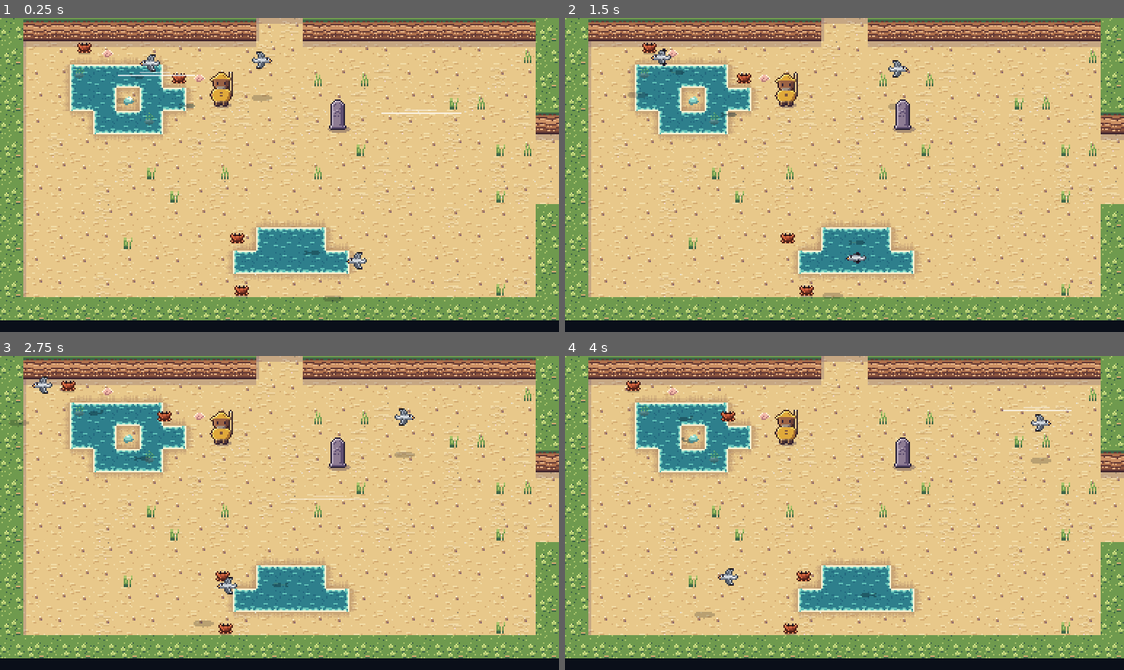
Above: before the commit, frames 1-4 (two rows, left to right).
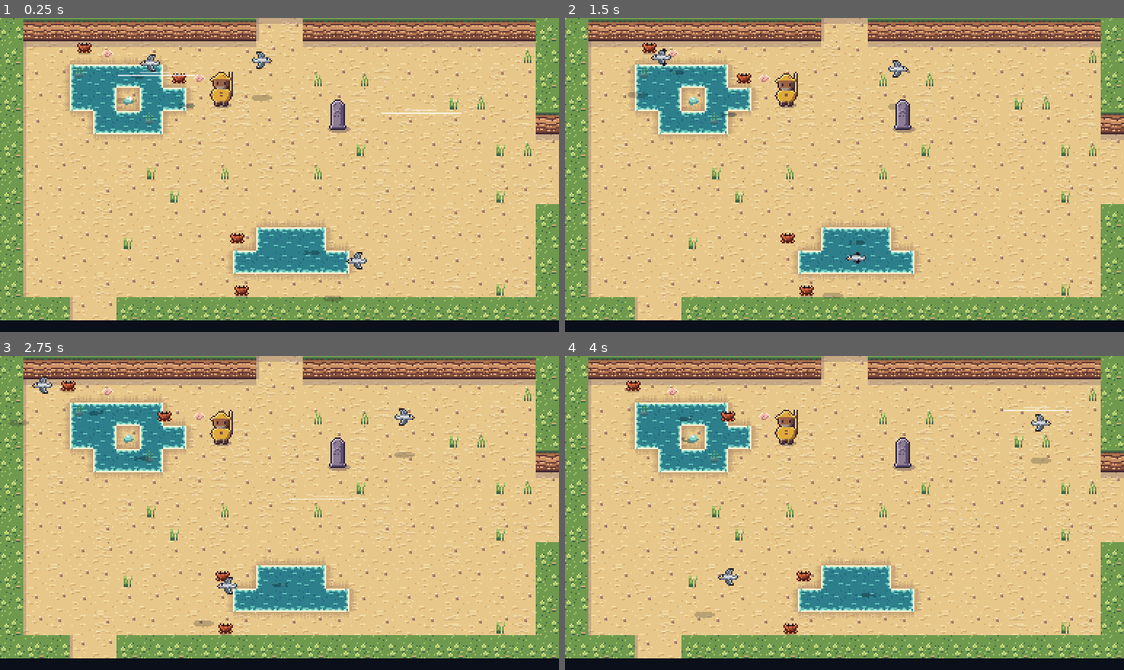
Above: after the commit, the same moments.

Repository: ashciraulo/Leviathan
Game: Godot game, scene res://rooms/room_0_0.tscn
Same seed, same stepped clock (60 frames per second), same inputs: the game is played once before the commit and once after it. This scene is started directly instead of the project's main scene.
Inputs (mouse positions are in pixels of both pictures, inside the frame that each line leads up to):
- Up to frame 1 (0.25 s): no input
- Up to frame 2 (1.5 s): tap Enter (ui_accept) at 0.5, 0.77, 1.07 s; move the mouse to (967, 159) at 0.52 s; hold D (move_right) 0.53-1.25 s; hold J (attack) 0.53-1.25 s; click (967, 159) at 0.67 s; drag from (732, 190) to (693, 99) at 1.27 s
- Up to frame 3 (2.75 s): move the mouse to (335, 443) at 2.02 s; hold D (move_right) from 2.03 s (still down); hold K (interact) from 2.03 s (still down)
- Up to frame 4 (4 s): release D (move_right) at 2.75 s; release K (interact) at 2.75 s; drag from (816, 575) to (900, 459) at 2.77 s; move the mouse to (1012, 560) at 3.52 s; hold A (move_left) from 3.53 s (still down); hold I (item_2) from 3.53 s (still down); tap Enter (ui_accept) at 3.77 s

The runs differ from the first frame. In frame 1, 0.6% of the frame differs, in the area x 12-21%, y 88-97%; in frame 2, 0.6%; in frame 3, 0.6%; in frame 4, 0.6%.

Commit message:
Regional caves: Smugglers' Cut under the Shore, and Rimefall Steps to the Icefall Grotto above Frostspine; no sky creatures under a cave roof
Co-Authored-By: Claude Opus 5.5 <noreply@anthropic.com>
Claude-Session: https://claude.ai/code/session_01UYEn5XZXkHTUvmfLbrhNvJ

Diff:
--- a/locale/strings.csv
+++ b/locale/strings.csv
@@ -547,6 +547,9 @@
 ROOM_BONE_RING,The Bone Ring
 ROOM_GULLCRY_STACKS,Gullcry Stacks
 ROOM_LAMPLESS_SINK,The Lampless Sink
+ROOM_SMUGGLERS_CUT,Smugglers' Cut
+ROOM_RIMEFALL_STEPS,Rimefall Steps
+ROOM_ICEFALL_GROTTO,Icefall Grotto
 ROOM_BLEACHED_STRAND,Bleached Strand
 ROOM_RIB_HOLLOW,Rib Hollow
 ROOM_SKULL_RISE,Skull Rise
--- a/rooms/room_0_0.tscn
+++ b/rooms/room_0_0.tscn
@@ -17,4 +17,4 @@
 #..........~~~.........#
 #.........~~~~~........#
 #......................#
-########################"
+###..###################"
--- /dev/null
+++ b/rooms/room_0_1.tscn
@@ -0,0 +1,24 @@
+[gd_scene load_steps=2 format=3]
+
+[ext_resource type="Script" path="res://scripts/world/room.gd" id="1_room"]
+
+[node name="Room" type="Node2D"]
+script = ExtResource("1_room")
+name_key = "ROOM_SMUGGLERS_CUT"
+cave = true
+gate = "plates"
+chest_item = "glint"
+chest_count = 100
+layout = "###..###################
+##....##########~~~~~~~#
+#......#######~~~~~~~~~#
+#..K.......=##~~~~~~~~~#
+#............~~~~~~~~~~#
+##...o.........~~~~~~~~#
+###......K......~~~~~~~#
+##..............~~~~####
+#.......=.......~~~#..##
+#..................|.C##
+##.....o.......~~~#...##
+####..........~~~~######
+########################"
--- /dev/null
+++ b/rooms/room_1_-4.tscn
@@ -0,0 +1,25 @@
+[gd_scene load_steps=2 format=3]
+
+[ext_resource type="Script" path="res://scripts/world/room.gd" id="1_room"]
+
+[node name="Room" type="Node2D"]
+script = ExtResource("1_room")
+name_key = "ROOM_ICEFALL_GROTTO"
+biome = "frostspine"
+cave = true
+gate = "eyes"
+chest_item = "glint"
+chest_count = 150
+layout = "########################
+######~~~~~~~~~~~#######
+#####~~~~~~~~~~~~~######
+####~~~~~~~~~~~~~~~#####
+###xxxx~~~~~~~~~xxxx####
+##xx..xxxxxxxxxxx...xx..
+##x.E.......E.......xx..
+##xx...........g....xx##
+###xxxxxxxxxx.xxxxx.E###
+#############|##########
+#############.##########
+#############C##########
+########################"
--- a/rooms/room_2_-3.tscn
+++ b/rooms/room_2_-3.tscn
@@ -6,8 +6,8 @@
 script = ExtResource("1_room")
 name_key = "ROOM_RIMEWATCH_PASS"
 biome = "frostspine"
-layout = "########################
-#####~~~~~~~~~~~~#######
+layout = "##################..####
+#####~~~~~~~~~~~~#..####
 ####.......~~~~~........
 ###....g................
 ##......................
--- /dev/null
+++ b/rooms/room_2_-4.tscn
@@ -0,0 +1,22 @@
+[gd_scene load_steps=2 format=3]
+
+[ext_resource type="Script" path="res://scripts/world/room.gd" id="1_room"]
+
+[node name="Room" type="Node2D"]
+script = ExtResource("1_room")
+name_key = "ROOM_RIMEFALL_STEPS"
+biome = "frostspine"
+cave = true
+layout = "########################
+#####xxxxxxx############
+####xxx.....xxx#########
+###xx..g.....xxx########
+##xx....~~~....xx#######
+...x...~~~~~...xxx######
+...xx...~~~...xxxxx#####
+##..xx.........xx.xx####
+###..xxxx..a..xx...xx###
+####....xxxxxxx.....x###
+#####..........~~...x###
+######.........~~~..x###
+##################..####"
--- a/scripts/world/ambience.gd
+++ b/scripts/world/ambience.gd
@@ -96,6 +96,12 @@
 	add_child(_high)
 	_survey()
 	var life: Dictionary = LIFE.get(_room.biome if _room else "", {})
+	# Under a roof: nothing that needs the open sky (gulls, buzzards, wind,
+	# falling snow or ash).
+	if _room and _room.cave:
+		life = life.duplicate()
+		for key in ["gulls", "buzzards", "gusts", "snow", "ash", "butterflies"]:
+			life.erase(key)
 	for i in int(life.get("gulls", 0)):
 		gulls.append(_new_gull(true))
 	for i in int(life.get("buzzards", 0)):
--- a/tests/screenshots.gd
+++ b/tests/screenshots.gd
@@ -67,6 +67,21 @@
 			Vector2i(8, -3): ["caves_ember_ridge", Vector2i(6, 6)],
 			Vector2i(7, 1): ["caves_ossuary_ring", Vector2i(12, 10)],
 			Vector2i(4, 2): ["caves_mural_lake", Vector2i(12, 7)],
+		})
+		SaveManager.delete_save()
+		SaveManager.restore_aside(TEST_SLOT, "testbackup")
+		get_tree().quit(0)
+		return
+
+	# SHOTS_ONLY=regional_caves: the small caves off each region, and their ways in.
+	if OS.get_environment("SHOTS_ONLY") == "regional_caves":
+		GameState.give_item("frostfang_bow")
+		await _room_shots(game, {
+			Vector2i(0, 0): ["rcave_smugglers_way_in", Vector2i(4, 10)],
+			Vector2i(0, 1): ["rcave_smugglers_cut", Vector2i(4, 2)],
+			Vector2i(2, -3): ["rcave_rimefall_way_in", Vector2i(18, 3)],
+			Vector2i(2, -4): ["rcave_rimefall_steps", Vector2i(18, 10)],
+			Vector2i(1, -4): ["rcave_icefall_grotto", Vector2i(21, 6)],
 		})
 		SaveManager.delete_save()
 		SaveManager.restore_aside(TEST_SLOT, "testbackup")
--- a/tests/smoke_test.gd
+++ b/tests/smoke_test.gd
@@ -57,6 +57,7 @@
 		await _test_sea_bed()
 		await _test_challenges()
 		await _test_overworld_life()
+		await _test_regional_caves()
 		await _test_ambience()
 		await _test_fast_travel()
 		await _test_credits()
@@ -4090,6 +4091,42 @@
 	GameState.reset_new_game()
 
 
+## Small caves off the regions: Smugglers' Cut (crates onto plates open the
+## bars), Rimefall Steps and the Icefall Grotto (three ice eyes).
+func _test_regional_caves() -> void:
+	GameState.reset_new_game()
+	var cut: Room = (load("res://rooms/room_0_1.tscn") as PackedScene).instantiate()
+	add_child(cut)
+	await _wait(0.2)
+	var bars: Array = _child_of(cut, Bars)
+	var plates: Array = _child_of(cut, PressurePlate)
+	var crates: Array = _child_of(cut, Crate)
+	_check(cut.cave and bars.size() == 1 and not bars[0].is_open and plates.size() == 2 and crates.size() == 2, "Smugglers' Cut keeps its chest behind bars, with two crates for two plates")
+	for i in 2:
+		crates[i].position = Vector2(plates[i].tile.x * Room.TILE + 8, plates[i].tile.y * Room.TILE + 12)
+	await _wait(0.3)
+	_check(bars[0].is_open, "both plates weighed down open the bars")
+	_check(cut.get_node("Ambience").gulls.is_empty(), "no gulls fly under a cave roof")
+	cut.queue_free()
+	GameState.reset_new_game()
+	var grotto: Room = (load("res://rooms/room_1_-4.tscn") as PackedScene).instantiate()
+	add_child(grotto)
+	await _wait(0.2)
+	var eyes: Array = _child_of(grotto, IceEye)
+	bars = _child_of(grotto, Bars)
+	_check(grotto.gate == "eyes" and eyes.size() == 3 and bars.size() == 1 and not bars[0].is_open, "the Icefall Grotto has three ice eyes and a barred chest")
+	for eye in eyes:
+		eye.arrow_hit(Vector2.UP)
+	await _wait(0.4)
+	_check(bars[0].is_open, "every eye open lets Wren at the chest")
+	grotto.queue_free()
+	for coord: Vector2i in [Vector2i(0, 1), Vector2i(2, -4), Vector2i(1, -4)]:
+		var probe: Room = (load("res://rooms/room_%d_%d.tscn" % [coord.x, coord.y]) as PackedScene).instantiate()
+		_check(probe.cave, "%s is a cave" % coord)
+		probe.free()
+	await _wait(0.1)
+
+
 ## Overworld life: the Galehawk over Windmere, the newer foes elsewhere, and
 ## the hares, lizards and reeds.
 func _test_overworld_life() -> void:
